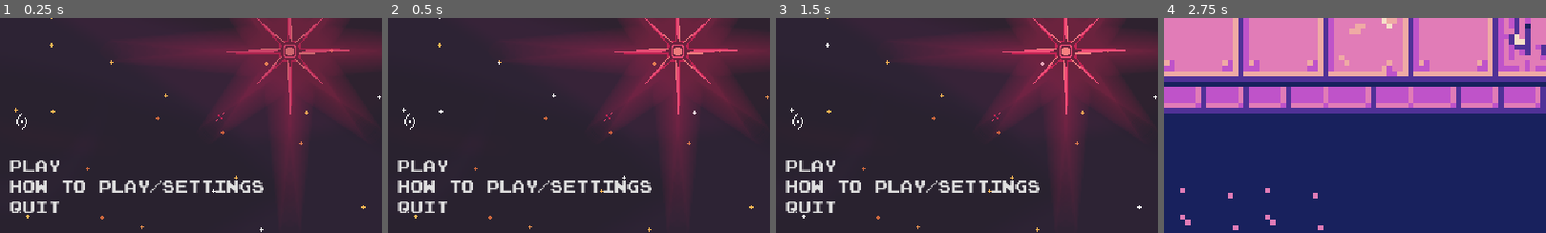
Above: before the commit, frames 1-4 (left to right).
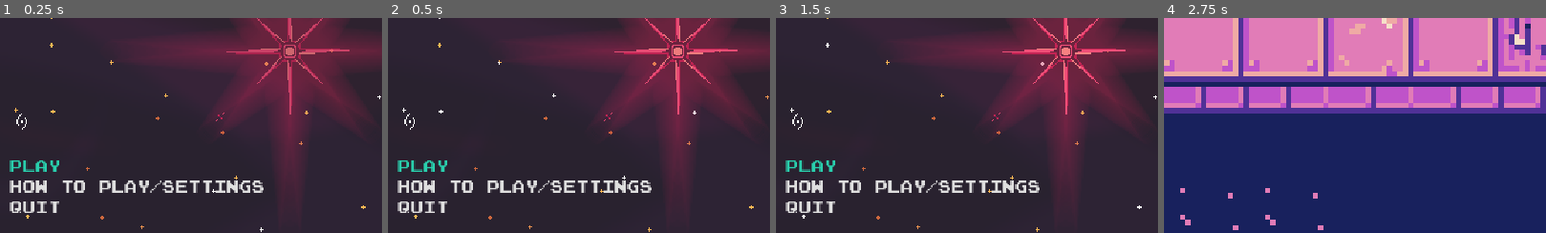
Above: after the commit, the same moments.

Repository: M-a-b-e-l/CISC2540---2D-Game-group-6
Game: Godot game, scene res://Scenes/MainMenu.tscn
Two runs of this game, one before a commit and one after it. Both use one fixed random seed, a clock stepped at 60 frames per second and the inputs below.
Inputs:
- Up to frame 1 (0.25 s): no input
- Up to frame 2 (0.5 s): no input
- Up to frame 3 (1.5 s): click "Play" at 0.5 s; click "Main Menu" at 1.25 s
- Up to frame 4 (2.75 s): click "Play" at 2 s
The pictures show only the part of the screen within x 0-50%, y 50-100%; the shares and areas given below are measured in that part.

The runs differ from the first frame. In frame 1, 0.4% of the frame differs, in the area x 2-16%, y 66-72%; in frame 2, 0.4%; in frame 3, 0.4%; in frame 4, nothing differs.

Commit message:
Fixed button styling and character moving left animation

Diff:
--- a/group_6_2d_game/Scenes/MainMenu.tscn
+++ b/group_6_2d_game/Scenes/MainMenu.tscn
@@ -263,6 +263,7 @@
 layout_mode = 2
 theme = ExtResource("2_hnq5v")
 theme_override_colors/font_hover_color = Color(0.160784, 0.811765, 0.678431, 1)
+theme_override_colors/font_focus_color = Color(0.160784, 0.811765, 0.678431, 1)
 theme_override_fonts/font = ExtResource("2_1redm")
 text = "Play"
 alignment = 0
@@ -271,6 +272,7 @@
 layout_mode = 2
 theme = ExtResource("2_hnq5v")
 theme_override_colors/font_hover_color = Color(0.160784, 0.811765, 0.678431, 1)
+theme_override_colors/font_focus_color = Color(0.160784, 0.811765, 0.678431, 1)
 theme_override_fonts/font = ExtResource("2_1redm")
 text = "How to Play/Settings"
 alignment = 0
@@ -280,6 +282,7 @@
 focus_neighbor_bottom = NodePath("../Play Button")
 theme = ExtResource("2_hnq5v")
 theme_override_colors/font_hover_color = Color(0.160784, 0.811765, 0.678431, 1)
+theme_override_colors/font_focus_color = Color(0.160784, 0.811765, 0.678431, 1)
 theme_override_fonts/font = ExtResource("2_1redm")
 text = "Quit"
 alignment = 0
--- a/group_6_2d_game/Scenes/Player.tscn
+++ b/group_6_2d_game/Scenes/Player.tscn
@@ -58,6 +58,7 @@
 
 [sub_resource type="Animation" id="Animation_x8171"]
 resource_name = "WalkingLeft"
+length = 0.55
 step = 0.0233
 tracks/0/type = "value"
 tracks/0/imported = false
--- a/group_6_2d_game/Scenes/main_scene.tscn
+++ b/group_6_2d_game/Scenes/main_scene.tscn
@@ -25,6 +25,7 @@
 8:0/0 = 0
 9:0/0 = 0
 10:0/0 = 0
+10:0/0/physics_layer_0/polygon_0/points = PackedVector2Array(-8, -8, 8, -8, 8, -0.794598, -8, -0.529732)
 11:0/0 = 0
 12:0/0 = 0
 0:1/0 = 0
@@ -188,12 +189,12 @@
 
 [node name="TileMapLayer" type="TileMapLayer" parent="."]
 show_behind_parent = true
-tile_map_data = PackedByteArray("AAAOABQAAAABAAMAAAANABQAAAA …(31928 unchanged characters)… 8AAMAAAAMAAcAAAA8AAQAAAACAAAAAAA8AAUAAAAMAAcAAAA8ABoAAAAKAAcAAAA8ABsAAAAKAAcAAAA8ABw …(15199 unchanged characters)…
+tile_map_data = PackedByteArray("AAAOABQAAAABAAMAAAANABQAAAA …(31928 unchanged characters)… 8AAMAAAAMAAcAAAA8AAQAAAACAAAAAAA8AAUAAAAKAAAAAAA8ABoAAAAKAAcAAAA8ABsAAAAKAAcAAAA8ABw …(15199 unchanged characters)…
 tile_set = SubResource("TileSet_q8urb")
 
 [node name="TileMapLayer2" type="TileMapLayer" parent="."]
 show_behind_parent = true
-tile_map_data = PackedByteArray("AAAYABAAAAAMAAcAAAAHAAYAAAA …(992 unchanged characters)… LAAEAAAA6AAUAAAALAAQAAAA7AAUAAAAEAAIAAAA8AAUAAAAKAAAAAAA1AAkAAAAAAAYAAAA1AAoAAAABAAUAAAA5AAkAAAA …(107 unchanged characters)…
+tile_map_data = PackedByteArray("AAAYABAAAAAMAAcAAAAHAAYAAAA …(992 unchanged characters)… LAAEAAAA6AAUAAAALAAQAAAA7AAUAAAAEAAIAAAA1AAkAAAAAAAYAAAA1AAoAAAABAAUAAAA5AAkAAAA …(107 unchanged characters)…
 tile_set = SubResource("TileSet_q8urb")
 
 [node name="CharacterBody2D" parent="." instance=ExtResource("2_p8c7s")]
@@ -237,6 +238,7 @@
 z_index = 5
 layout_mode = 2
 theme = ExtResource("4_rwkct")
+theme_override_colors/font_hover_color = Color(0.160784, 0.811765, 0.678431, 1)
 theme_override_fonts/font = ExtResource("5_5b3j5")
 theme_override_font_sizes/font_size = 8
 text = "Main Menu"
--- a/group_6_2d_game/Scripts/main_menu.gd
+++ b/group_6_2d_game/Scripts/main_menu.gd
@@ -3,7 +3,7 @@
 
 # Called when the node enters the scene tree for the first time.
 func _ready() -> void:
-	pass # Replace with function body.
+	$"VBoxContainer/Play Button".grab_focus()
 
 
 # Called every frame. 'delta' is the elapsed time since the previous frame.
--- a/group_6_2d_game/Themes/main_menu_theme.tres
+++ b/group_6_2d_game/Themes/main_menu_theme.tres
@@ -1,8 +1,18 @@
-[gd_resource type="Theme" load_steps=2 format=3 uid="uid://d0lvdha57nic3"]
+[gd_resource type="Theme" load_steps=4 format=3 uid="uid://d0lvdha57nic3"]
+
+[sub_resource type="StyleBoxFlat" id="StyleBoxFlat_kfl6r"]
+bg_color = Color(0.203922, 0.6, 0.6, 0)
+border_color = Color(0.8, 0.8, 0.8, 0)
+
+[sub_resource type="StyleBoxFlat" id="StyleBoxFlat_v002k"]
+bg_color = Color(0.6, 0.6, 0.6, 0)
 
 [sub_resource type="StyleBoxFlat" id="StyleBoxFlat_cm68q"]
 bg_color = Color(0.6, 0.6, 0.6, 0)
 
 [resource]
-Button/styles/hover = null
+Button/colors/font_hover_color = Color(0.160784, 0.811765, 0.678431, 1)
+Button/colors/icon_hover_color = Color(1, 1, 1, 0)
+Button/styles/focus = SubResource("StyleBoxFlat_kfl6r")
+Button/styles/hover = SubResource("StyleBoxFlat_v002k")
 Button/styles/normal = SubResource("StyleBoxFlat_cm68q")
